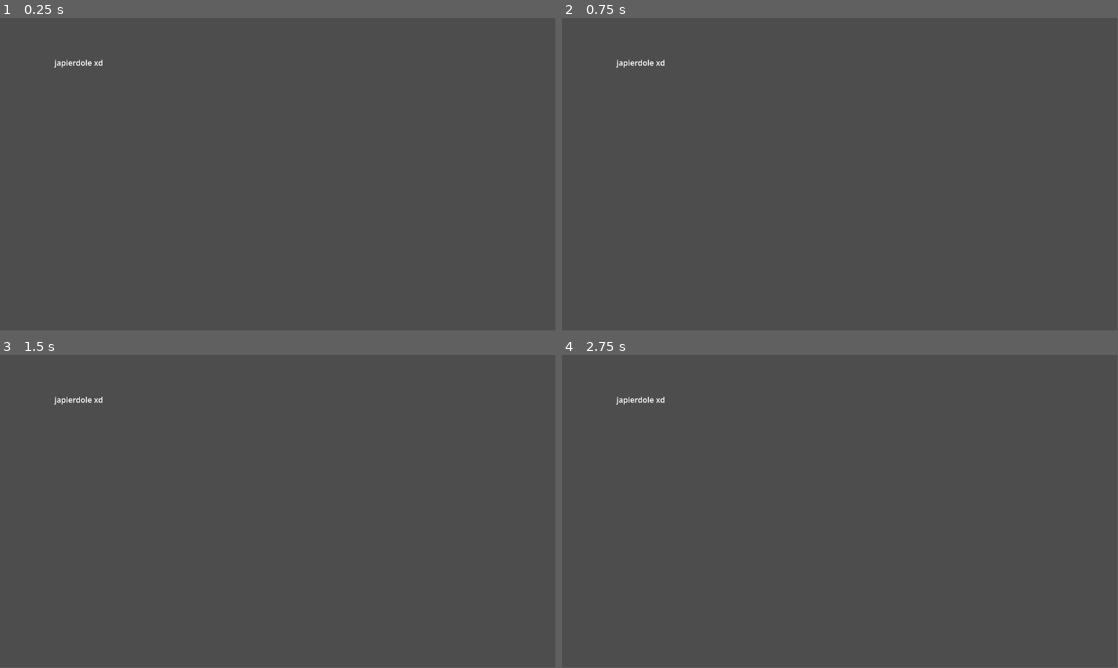
Above: before the commit, frames 1-4 (two rows, left to right).
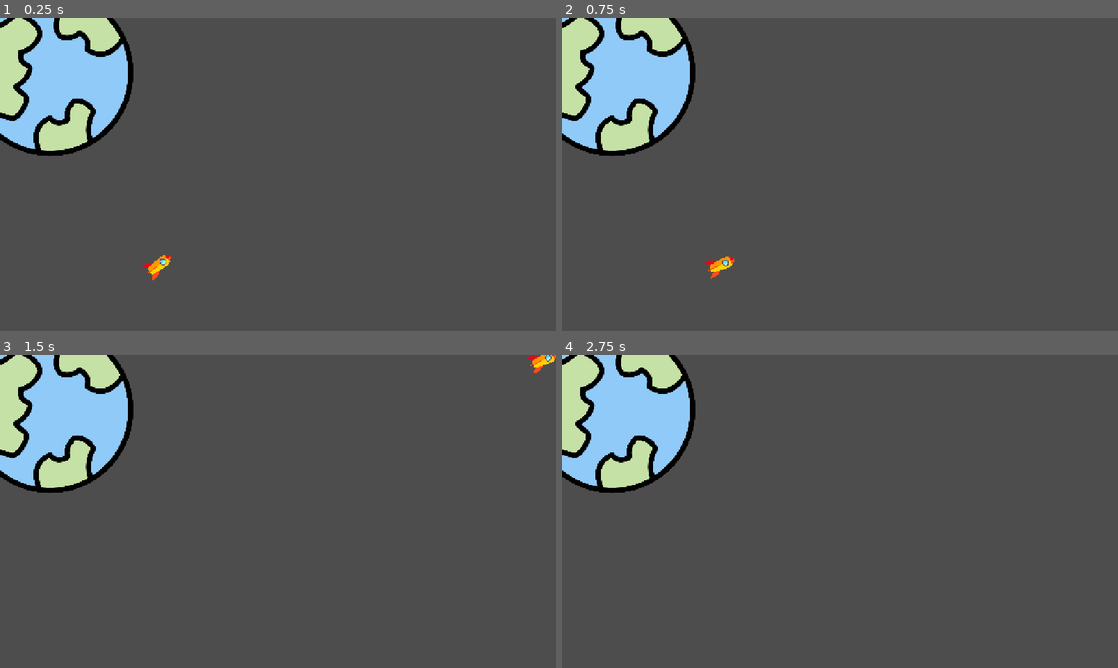
Above: after the commit, the same moments.

Repository: Awedsu/fajniutki-golfik-kosmiczny
Game: Godot game, scene res://label.tscn
Two runs of this game, one before a commit and one after it. Both use one fixed random seed, a clock stepped at 60 frames per second and the inputs below.
Inputs (mouse positions are in pixels of both pictures, inside the frame that each line leads up to):
- Up to frame 1 (0.25 s): no input
- Up to frame 2 (0.75 s): tap Enter at 0.5 s; move the mouse to (962, 158) at 0.52 s; click (962, 158) at 0.67 s
- Up to frame 3 (1.5 s): move the mouse to (166, 527) at 1.27 s; click (166, 527) at 1.42 s
- Up to frame 4 (2.75 s): tap Space at 2 s; move the mouse to (895, 442) at 2.02 s; click (895, 442) at 2.17 s
In our replay, the window is 799x449 before the commit and 800x450 after it. These sizes can differ from the game's own. Grey fills any space a smaller window leaves; there, only what the larger window draws over its background counts as a difference.

The runs differ from the first frame. In frame 1, 9.5% of the frame differs, in the area x 0-31%, y 0-84%; in frame 2, 9.5%; in frame 3, 9.5%; in frame 4, 9.4%.

Commit message:
dodano fizyke gry: przyciaganie planety, strzelanie rakieta, celowanie rakieta dodano ikonki: ziemia i rakieta

Diff:
--- /dev/null
+++ b/label.gd
@@ -0,0 +1,26 @@
+extends Sprite2D
+
+# Nasze parametry początkowe rakiety
+var masa: float = 1.0
+
+# Wektor prędkości (x, y). Ustawiamy wartość początkową,
+# żeby rakieta "wystrzeliła" w prawo i w górę (w Godocie oś Y rośnie w dół!)
+var predkosc: Vector2 = Vector2(200, -300)
+
+# Wektor przyspieszenia. Na starcie wynosi zero.
+var przyspieszenie: Vector2 = Vector2(0, 0)
+
+# Ta funkcja wykonuje się w każdej pojedynczej klatce fizycznej silnika (np. 60 razy na sekundę)
+func _physics_process(delta: float) -> void:
+
+	# 1. Aktualizacja prędkości na podstawie przyspieszenia
+	#v_nowe=v_stare+a*delta*t
+	predkosc += przyspieszenie * delta
+
+	# 2. Aktualizacja pozycji na podstawie nowej prędkości
+	#p_nowe=p_stare+v_nowe * delta*t
+	position += predkosc * delta
+
+	# Zerujemy przyspieszenie po każdej klatce, żeby w następnej policzyć je na nowo
+	# (gdy dodamy planety)
+	przyspieszenie = Vector2(0, 0)
--- a/label.tscn
+++ b/label.tscn
@@ -1,8 +1,19 @@
 [gd_scene format=3 uid="uid://bx2umxb45if76"]
 
-[node name="Label" type="Label" unique_id=744790428]
-offset_left = 113.0
-offset_top = 81.0
-offset_right = 214.0
-offset_bottom = 104.0
-text = "japierdole xd"
+[ext_resource type="Script" uid="uid://b85wpd2vv3q31" path="res://rakieta.gd" id="2_06tve"]
+[ext_resource type="Texture2D" uid="uid://chmrprqq04dnb" path="res://rakieta.png" id="2_i3osk"]
+[ext_resource type="Texture2D" uid="uid://dmn4037qe5nkv" path="res://ziemia.png" id="3_i3osk"]
+
+[node name="Gra" type="Node2D" unique_id=1531625699]
+
+[node name="Rakieta" type="Sprite2D" parent="." unique_id=355452473 node_paths=PackedStringArray("planeta")]
+position = Vector2(365.99997, 568)
+scale = Vector2(0.1437729, 0.13107651)
+texture = ExtResource("2_i3osk")
+script = ExtResource("2_06tve")
+planeta = NodePath("../Ziemia")
+
+[node name="Ziemia" type="Sprite2D" parent="." unique_id=1907805458]
+position = Vector2(115, 125)
+scale = Vector2(0.5, 0.5)
+texture = ExtResource("3_i3osk")
--- a/project.godot
+++ b/project.godot
@@ -15,6 +15,12 @@
 config/features=PackedStringArray("4.6", "Forward Plus")
 config/icon="res://icon.svg"
 
+[display]
+
+window/size/viewport_width=1280
+window/size/viewport_height=720
+window/stretch/mode="canvas_items"
+
 [physics]
 
 3d/physics_engine="Jolt Physics"
--- /dev/null
+++ b/rakieta.gd
@@ -0,0 +1,57 @@
+extends Sprite2D
+
+var masa: float = 1.0
+var predkosc: Vector2 = Vector2(0, 0)
+var przyspieszenie: Vector2 = Vector2(0, 0)
+
+# --- Parametry Grawitacji ---
+var stala_grawitacyjna: float = 50000000.0 # Pamiętaj o swojej wartości!
+var masa_planety: float = 5.0
+
+@export var planeta: Node2D
+
+var w_locie: bool = false
+var stala_sily_wystrzalu: float = 1500.0
+
+func _process(_delta: float) -> void:
+	# Jeśli rakieta leci, przestaje śledzić myszkę
+	if w_locie:
+		return
+
+	var pozycja_myszy = get_global_mouse_position()
+
+	# Obracamy rakietę w stronę myszy
+	look_at(pozycja_myszy)
+	rotation += deg_to_rad(90)
+
+func _input(event: InputEvent) -> void:
+	if w_locie:
+		return
+
+	if event is InputEventMouseButton and not event.pressed and event.button_index == MOUSE_BUTTON_LEFT:
+		var pozycja_myszy = get_global_mouse_position()
+		var kierunek_wystrzalu = (pozycja_myszy - position).normalized()
+
+		predkosc = kierunek_wystrzalu * stala_sily_wystrzalu
+		w_locie = true
+
+func _physics_process(delta: float) -> void:
+	if not w_locie:
+		return
+
+	# 1. PRAWO POWSZECHNEGO CIĄŻENIA NEWTONA
+	if planeta:
+		var wektor_odleglosci = planeta.position - position
+		var r_kwadrat = wektor_odleglosci.length_squared()
+
+		if r_kwadrat > 10:
+			var kierunek = wektor_odleglosci.normalized()
+			var wartosc_sily = stala_grawitacyjna * (masa_planety * masa) / r_kwadrat
+			var wektor_sily = kierunek * wartosc_sily
+			przyspieszenie += wektor_sily / masa
+
+	# 2. CAŁKOWANIE NUMERYCZNE (RUCH)
+	predkosc += przyspieszenie * delta
+	position += predkosc * delta
+
+	przyspieszenie = Vector2(0, 0)
Binary file added: celownik.png
Not shown, added: celownik.png.import
Not shown, added: label.gd.uid
Not shown, added: rakieta.gd.uid
Binary file added: rakieta.png
Not shown, added: rakieta.png.import
Binary file added: ziemia.png
Not shown, added: ziemia.png.import
Not shown, changed: README.md
